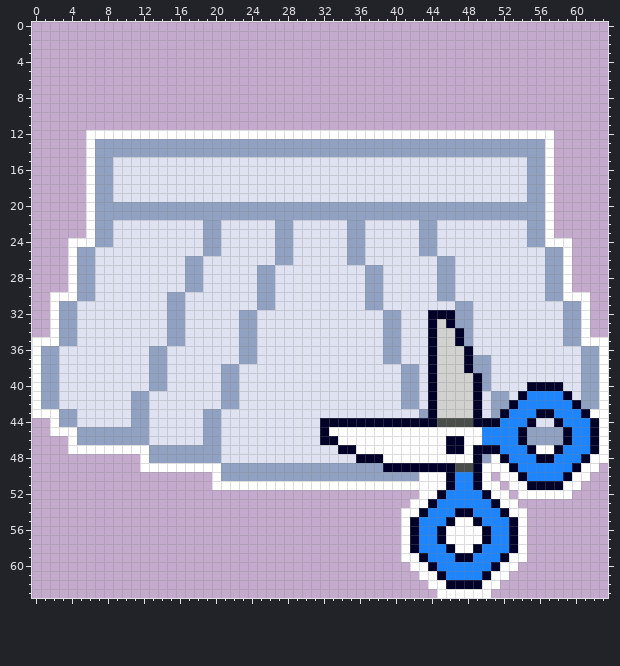
One commit to this pixel-art sprite: resources/assets/mockup.png. Above is the file before it was changed.
The file is 64x64 pixels. Colours within 5 levels of each other are drawn and written as one.
Once edited:
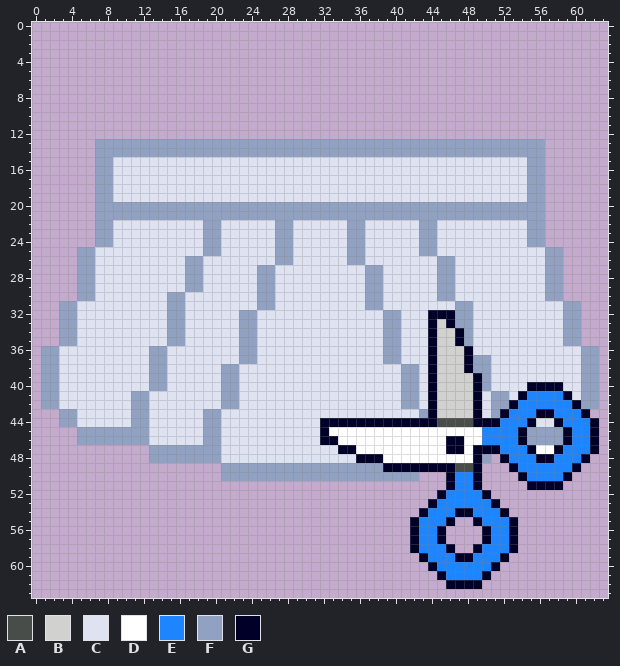
Palette (. is transparent): A #494d4a  B #d1d1d0  C #dfe2f1  D #ffffff  E #1d85ff  F #91a1c1  G #000028
The exact change:
The edit erases colour D in row 12 at x 6 to 57; in rows 13 to 23 at x 6 and 57; in row 24 at x 4 to 6 and 57 to 59; in rows 25 to 29 at x 4 and 59; in row 30 at x 2 to 4 and 59 to 61; in rows 31 to 34 at x 2 and 61.
The edit erases colour D in row 35 at x 0 to 2 and 61 to 63; in rows 36 to 42 at x 0 and 63; in row 43 at x 0 to 2 and 62 to 63; in row 44 at x 2 and 63; in row 45 at x 2 to 4 and 63; in row 46 at x 4 and 63.
The edit erases colour D in row 47 at x 4 to 12 and 63; in row 48 at x 12, 51 and 62 to 63; in row 49 at x 12 to 20, 50 to 52 and 61 to 62; in row 50 at x 20, 43 to 45, 50, 52 to 53 and 60 to 61; in row 51 at x 20 to 45, 50 to 51, 53 to 54 and 59 to 60; in row 52 at x 43 to 44, 51 to 52 and 54 to 59.
The edit erases colour D in row 53 at x 42 to 43 and 52 to 53; in row 54 at x 41 to 42 and 53 to 54; in row 55 at x 41, 47 to 48 and 54; in rows 56 to 57 at x 41, 46 to 49 and 54; in row 58 at x 41, 47 to 48 and 54; in row 59 at x 41 to 42 and 53 to 54.
The edit erases colour D in row 60 at x 42 to 43 and 52 to 53; in row 61 at x 43 to 44 and 51 to 52; in row 62 at x 44 to 45 and 50 to 51; in row 63 at x 45 to 50.
